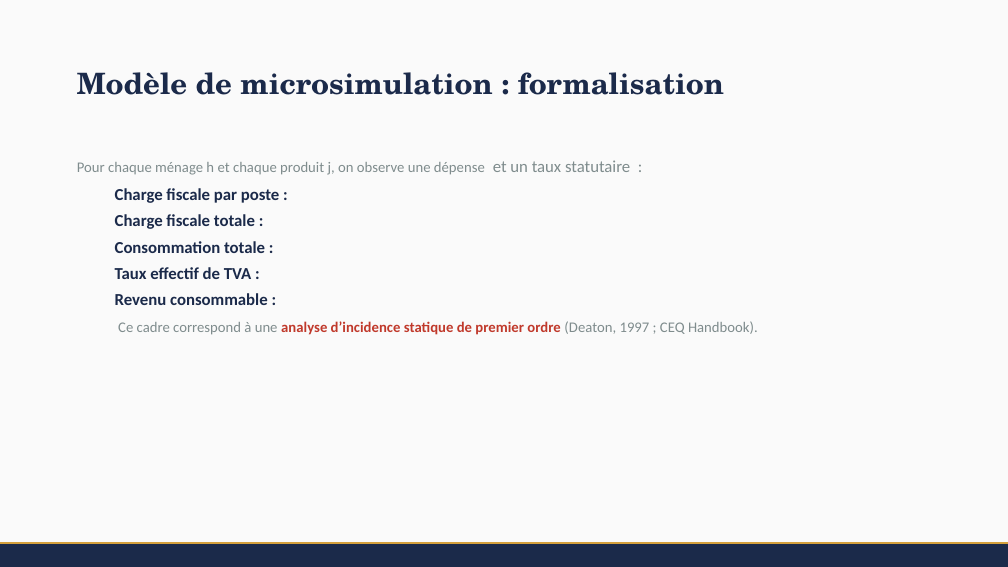
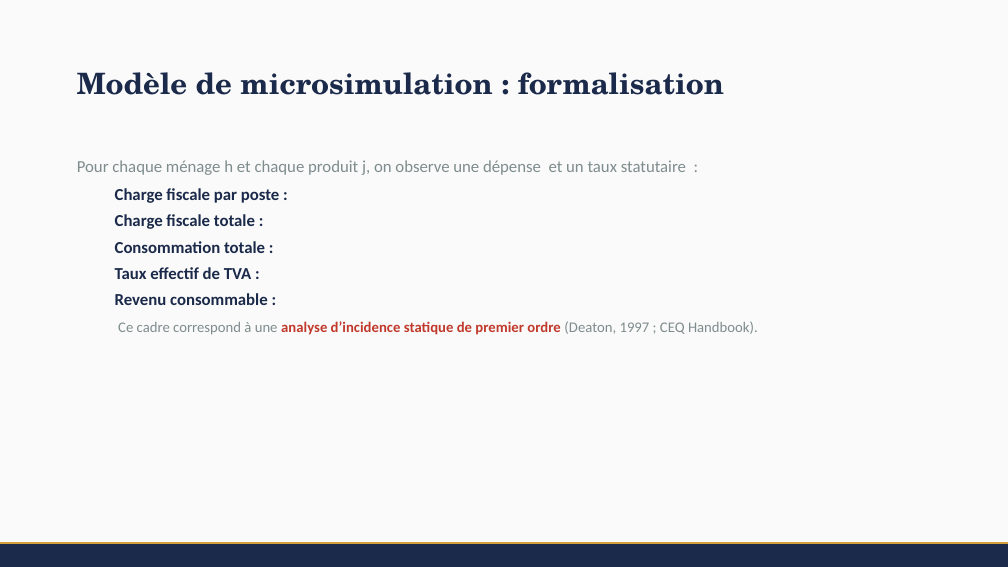
Before and after one commit to Armandjaha/vat-microsimulation-cote-divoire, a slide deck: slide 5 of doc/presentation/VAT_Progressivity_Informality_Assumptions_CIV.pptx.odp. Drawn at 1008x567 pixels with LibreOffice and Linux fonts; fonts in the diff are those of the drawing. Boxes give left, top, right and bottom in pixels: in the first picture for what was removed or moved away, otherwise in the second. Text is boxed around its words. In the diff, an @@ line names an element or a change of style, - is before the commit and + after.

```diff
--- a/doc/presentation/VAT_Progressivity_Informality_Assumptions_CIV.pptx.odp
+++ b/doc/presentation/VAT_Progressivity_Informality_Assumptions_CIV.pptx.odp
@@ text at <box>77,160,686,175</box>: size 14 to 16 pt in "Pour chaque ménage h et chaque produit ..." @@
```
Also in this commit, not shown: 3 other slides changed, 14 other files.
